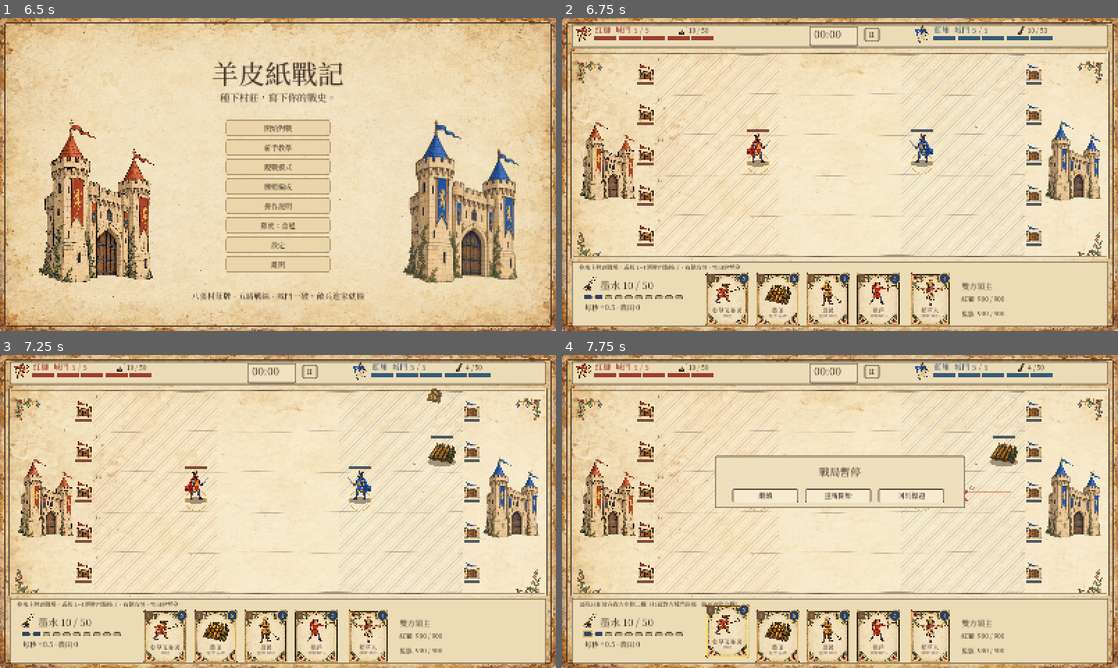
Above: before the commit, frames 1-4 (two rows, left to right).
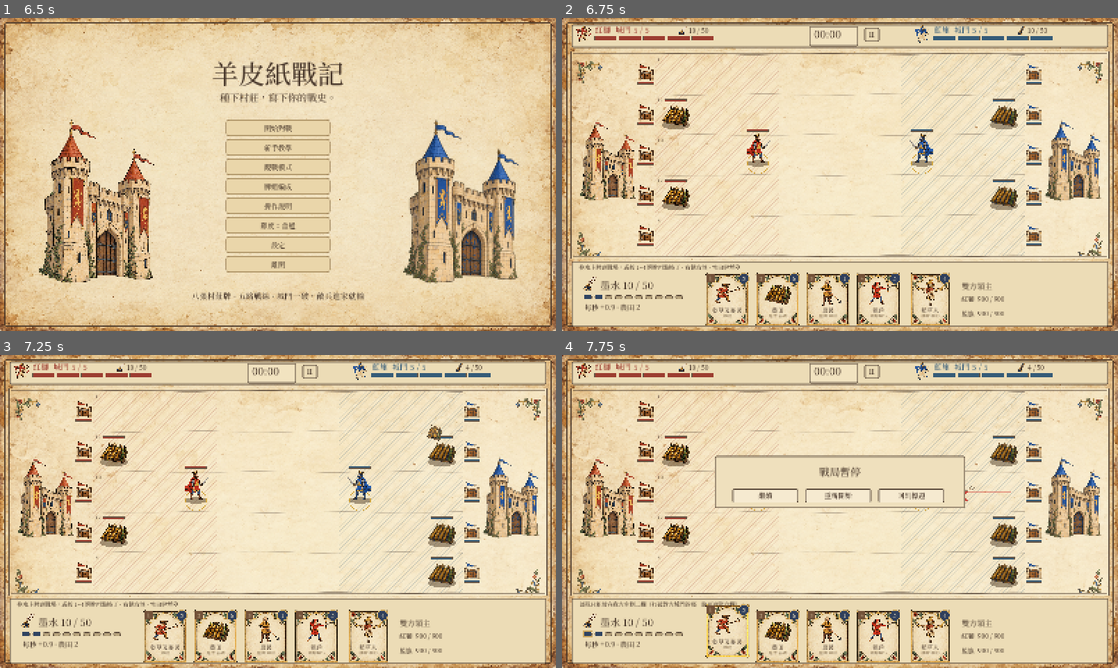
Above: after the commit, the same moments.

Repository: crazycatpower/FiveLaneLords
Game: Godot game, scene res://main.tscn
Same seed, same stepped clock (60 frames per second), same inputs: the game is played once before the commit and once after it.
Inputs (mouse positions are in pixels of both pictures, inside the frame that each line leads up to):
- Up to frame 1 (6.5 s): click "牌組編成" at 0.5 s; click "向日葵流" at 1.25 s; click "穩健農莊" at 2 s; click "劫掠隊" at 2.75 s; click "部隊" at 3.5 s; click "建築" at 4.25 s; click "法術" at 5 s; click "回到標題" at 5.75 s
- Up to frame 2 (6.75 s): click "開始對戰" at 6.5 s
- Up to frame 3 (7.25 s): no input
- Up to frame 4 (7.75 s): tap Enter at 7.25 s; move the mouse to (962, 495) at 7.27 s; tap 1 at 7.35 s; click (962, 495) at 7.42 s; tap Space at 7.52 s

Frame 1 is identical in both runs. In frame 2, 1.3% of the frame differs, in the area x 8-82%, y 25-94%; in frame 3, 1.5%, in the area x 8-82%, y 10-94%; in frame 4, 1.3%.

Commit message:
Farms +4 every 20 s, farmers repair farms, two starting farms
A farm now yields 4 ink every 20 s (10 s while cultivated); a farmer's
cultivation also restores 100 HP to the farm. Each side starts with two
farms in lanes II and IV, back column (not counted as planted). Base ink
stays at +0.5/s. Tests use a bare() battle without starting farms when
they check a single mechanic. Producer decision 2026-10-29.

Co-Authored-By: Claude Opus 5.5 <noreply@anthropic.com>

Diff:
--- a/balance.gd
+++ b/balance.gd
@@ -1,10 +1,12 @@
 extends RefCounted
 const START_INK := 10.0
 const MAX_INK := 50.0
-const BASE_INTERVAL := 2.0
-const FARM_INTERVAL := 10.0
+const BASE_INTERVAL := 2.0 # +1 ink every 2 s = 0.5 ink per second
+const FARM_INTERVAL := 20.0
 const FARM_START := 3.0
-const FARM_DROP := 2.0
+const FARM_DROP := 4.0 # a farm gives +4 every 20 s (every 10 s while cultivated)
+const FARMER_HEAL := 100.0 # each cultivation also repairs the farm by this much
+const START_FARMS := [Vector2i(0,1),Vector2i(0,3)] # both sides begin with these two farms (lanes II and IV, back column; mirrored for blue)
 const CULTIVATE_TIME := 1.5
 const BOOST_TIME := 15.0
 const PLACE_JITTER := 16.0 # units are drawn up to this many px above/below their lane line (looks only)
--- a/battle.gd
+++ b/battle.gd
@@ -55,6 +55,11 @@
 		decks.append(deck)
 		gates.append([B.GATE_HP,B.GATE_HP,B.GATE_HP,B.GATE_HP,B.GATE_HP])
 		stats.append({"produced":0.0,"wasted":0.0,"planted":0,"burned":0,"plays":0,"used":{},"damage":{},"spent":{},"cultivated":0,"drops":0})
+	# Both sides start with two farms; they are not counted as planted.
+	for team: int in range(2):
+		for cell: Vector2i in B.START_FARMS:
+			add_building(team,Vector2i(cell.x if team == 0 else 8-cell.x,cell.y),"farm")
+		stats[team].planted = 0
 
 func event(kind: String, pos: Vector2, team: int = 0, extra: Dictionary = {}) -> void:
 	var e := {"kind":kind,"pos":pos,"team":team,"time":elapsed}
@@ -275,6 +280,7 @@
 			for b: Dictionary in buildings:
 				if b.id == u.work_id and b.hp > 0:
 					b.boost_until = elapsed+B.BOOST_TIME
+					b.hp = minf(b.max_hp,b.hp+B.FARMER_HEAL)
 					stats[u.team].cultivated += 1
 					event("cultivate",b.pos,u.team)
 		return true
--- a/game.gd
+++ b/game.gd
@@ -676,7 +676,7 @@
 
 func card_description(kind: String) -> String:
 	var card: Dictionary = B.CARDS[kind]
-	var descriptions := {"farm":"種下三秒後開始，每十秒產出兩滴墨水。","farmer":"兩名農民向前走，順路耕田 1.5 秒，那塊田十五秒內產量加倍。","mill":"同一路農田產量 ×2；同一路多座不疊加。" …(369 unchanged characters)…
+	var descriptions := {"farm":"種下三秒後開始，每二十秒產出四墨水。","farmer":"兩名農民向前走，順路耕田 1.5 秒：那塊田回 100 血，十五秒內產量加倍。","mill":"同一路農田產量 ×2；同一路多座不疊加。" …(369 unchanged characters)…
 	return "%s · %d 墨水 · 冷卻 %d 秒 · %s\n%s" % [card.name,card.cost,int(card.cooldown),card.role,descriptions.get(kind,"")]
 
 func show_help() -> void:
--- a/smoke_test.gd
+++ b/smoke_test.gd
@@ -8,6 +8,11 @@
 func _initialize() -> void:
 	create_timer(45).timeout.connect(func(): quit(2))
 	call_deferred("run")
+# A battle with the two starting farms removed, so each mechanic can be tested on its own.
+func bare(seed_value: int = 1, deck_a: Array = [], deck_b: Array = []) -> Battle:
+	var m := Battle.new(seed_value,deck_a,deck_b)
+	m.buildings.clear()
+	return m
 func check(ok: bool, message: String) -> void:
 	checks += 1
 	if not ok:
@@ -33,6 +38,8 @@
 	test_tutorial()
 	test_card_cooldowns()
 	test_repair()
+	test_start_farms()
+	check(finished.has("start_farms"),"start farm test ran to the end")
 	check(finished.has("repair"),"repair test ran to the end")
 	check(finished.has("card_cd"),"card cooldown test ran to the end")
 	check(finished.has("tutorial"),"tutorial test ran to the end")
@@ -45,20 +52,20 @@
 	print("%s: %d checks, %d failures" % ["PASS" if failures == 0 else "FAIL",checks,failures])
 	quit(0 if failures == 0 else 1)
 func test_core() -> void:
-	var m := Battle.new(42)
+	var m := bare(42)
 	check(m.ink == [10.0,10.0],"opening ink")
 	check(m.decks[0].size() == 8,"eight cards")
 	tick(m,2)
 	check(m.ink == [11.0,11.0],"base income two seconds")
 	var farm := m.add_building(0,Vector2i(1,0),"farm")
-	tick(m,12.9)
-	check(m.stats[0].drops == 0,"farm waits three plus ten seconds")
+	tick(m,B.FARM_START+B.FARM_INTERVAL-0.1)
+	check(m.stats[0].drops == 0,"farm waits three plus twenty seconds")
 	tick(m,0.1)
-	check(m.stats[0].drops == 1,"farm produces two ink after thirteen seconds")
+	check(m.stats[0].drops == 1 and B.FARM_DROP == 4 and B.FARM_INTERVAL == 20,"farm produces four ink after twenty-three seconds")
 	m.ink[0] = 49.0
 	m.gain_ink(0,2)
 	check(m.ink[0] == 50 and m.stats[0].wasted == 1,"overflow counted")
-	m = Battle.new(42)
+	m = bare(42)
 	farm = m.add_building(0,Vector2i(1,0),"farm")
 	var farmer := m.spawn_unit(0,0,"farmer",farm.pos)
 	tick(m,1)
@@ -70,7 +77,7 @@
 	var behind := m.add_building(0,Vector2i(0,0),"farm")
 	tick(m,1)
 	check(behind.boost_until == 0,"farmer never returns to a field behind")
-	m = Battle.new(1)
+	m = bare(1)
 	for row: int in range(5):
 		for col: int in range(3):
 			offer(m,"farm")
@@ -105,12 +112,12 @@
 	m.play(0,0,L.cell_center(Vector2i(2,4)))
 	check("farm" in m.decks[0].slice(0,4),"returns after four subsequent plays")
 	for side: int in range(2):
-		m = Battle.new(1)
+		m = bare(1)
 		var attacker := m.spawn_unit(1-side,0,"militia",Vector2(L.gate_stop(side),L.cell_center(Vector2i(0,0)).y))
 		var defender := m.spawn_unit(side,0,"militia",L.spawn_position(side,0))
 		tick(m,0.2)
 		check(attacker.hp < 85 and defender.hp < 85,"gate fights on both sides")
-	m = Battle.new(1)
+	m = bare(1)
 	var u := m.spawn_unit(0,0,"militia",Vector2(800,162))
 	m.spawn_unit(1,0,"militia",Vector2(700,162))
 	tick(m,0.2)
@@ -119,8 +126,8 @@
 	var t: float = m.elapsed
 	tick(m,1)
 	check(m.elapsed == t,"pause freezes simulation")
-	var a := Battle.new(77)
-	var b := Battle.new(77)
+	var a := bare(77)
+	var b := bare(77)
 	check(a.decks == b.decks,"seeded shuffle reproducible")
 	for row: int in range(5):
 		for col: int in range(9): check(m.cell_at(L.cell_center(Vector2i(col,row))) == Vector2i(col,row),"grid roundtrip")
@@ -153,7 +160,7 @@
 	finished["preview"] = true
 
 func test_lords() -> void:
-	var m := Battle.new(9)
+	var m := bare(9)
 	var lord: Dictionary = m.lords[0]
 	lord.hp = 200
 	lord.last_hit = m.elapsed
@@ -169,7 +176,7 @@
 	lord.last_hit = m.elapsed
 	tick(m,B.LORD_REGEN_DELAY+1.0)
 	check(lord.hp > 100 and lord.hp <= 100+B.LORD_REGEN*1.1,"slow regeneration starts after the delay")
-	m = Battle.new(8)
+	m = bare(8)
 	m.spawn_unit(1,0,"militia",L.cell_center(Vector2i(1,0)))
 	var reached := false
 	for frame: int in range(174):
@@ -177,13 +184,13 @@
 		reached = reached or absf(m.lords[0].pos.y-L.cell_center(Vector2i(0,0)).y) < 58
 	check(reached,"lord reaches threatened lane within three seconds, even if threat is killed")
 	# Repro of "the lord does not really defend": a knight battering our lane-4 gate must get hit.
-	var d := Battle.new(8)
+	var d := bare(8)
 	d.lords[1].pos = Vector2(5000,0) # keep the blue lord out of it
 	var raider := d.spawn_unit(1,3,"knight",Vector2(L.gate_stop(0),L.cell_center(Vector2i(0,3)).y))
 	tick(d,5.0)
 	check(raider.hp < B.CARDS.knight.hp,"lord walks up to a gate raider and hits it")
 	# A raider clearing rubble is urgent: the lord switches lanes at once, even when hurt.
-	d = Battle.new(8)
+	d = bare(8)
 	d.lords[1].pos = Vector2(5000,0)
 	d.lords[0].hp = B.LORD_HP*0.2
 	d.lords[0].last_hit = d.elapsed
@@ -202,7 +209,7 @@
 	check(m.lords[0].hp == B.LORD_HP,"lord revives after twelve seconds")
 
 func test_match() -> void:
-	var m := Battle.new(1)
+	var m := bare(1)
 	m.elapsed = 179
 	check(m.multiplier() == 1.0,"normal ink speed before three minutes")
 	m.elapsed = 180
@@ -213,7 +220,7 @@
 	m.step(0.01)
 	check(not m.ended,"no time limit")
 	# Gate standing: attackers stop and batter it; nobody wins.
-	m = Battle.new(1)
+	m = bare(1)
 	m.lords.clear()
 	m.gates[0][0] = 1
 	var raider := m.spawn_unit(1,0,"knight",Vector2(L.gate_stop(0)+1,L.cell_center(Vector2i(0,0)).y))
@@ -227,7 +234,7 @@
 		m.step(1.0/60.0)
 		if m.ended: break
 	check(m.ended and m.winner == 1 and raider.pos.x <= L.gate_icon_x(0)+0.01,"an enemy walking through a broken gate wins")
-	m = Battle.new(1)
+	m = bare(1)
 	m.lords.clear()
 	m.gates[1][4] = 0
 	m.spawn_unit(0,4,"ram",Vector2(L.gate_stop(1)-5,L.cell_center(Vector2i(0,4)).y))
@@ -235,7 +242,7 @@
 		m.step(1.0/60.0)
 		if m.ended: break
 	check(m.ended and m.winner == 0,"our ram walking in wins too")
-	m = Battle.new(1)
+	m = bare(1)
 	m.hit_gate(1,2,600)
 	offer(m,"militia")
 	check(m.can_play(0,0,L.cell_center(Vector2i(5,2))),"breach expands unit deployment to column six")
@@ -245,14 +252,14 @@
 	m.hit_gate(0,3,600)
 	offer(m,"militia",1)
 	check(m.can_play(1,0,L.cell_center(Vector2i(3,3))),"blue breach mirrors deployment")
-	m = Battle.new(1)
+	m = bare(1)
 	m.lords.clear()
 	var u := m.spawn_unit(1,0,"militia",Vector2(L.gate_stop(0)+100,L.cell_center(Vector2i(0,0)).y))
 	m.step(0.01)
 	check(u.hp == u.max_hp,"gates never shoot back")
 
 func test_ai() -> void:
-	var m := Battle.new(3)
+	var m := bare(3)
 	m.ink[1] = 0
 	check(m.AI.decide(m.snapshot(1)).is_empty(),"AI cannot afford a card with zero ink")
 	offer(m,"farm",1)
@@ -275,14 +282,14 @@
 	m.spawn_unit(0,0,"militia",L.cell_center(Vector2i(7,0)))
 	c = m.AI.decide(m.snapshot(1))
 	check(c.cell.y == 0 and c.pos.x >= L.cell_center(Vector2i(7,0)).x,"AI intercepts ahead of incoming attacker")
-	m = Battle.new(3)
+	m = bare(3)
 	m.decks[1] = ["farm","farmer","harvest","mill","militia","rain","tower","scarecrow"]
 	m.hand_cd[1] = [0.0,0.0,0.0,0.0] # tests swap hands directly; skip the arrival cooldown
 	m.ink[1] = 30
 	m.spawn_unit(0,1,"ram",Vector2(L.gate_stop(1),L.cell_center(Vector2i(0,1)).y))
 	c = m.AI.decide(m.snapshot(1))
 	check(c.get("kind","") == "farm","AI keeps playing when nothing in hand can answer a threat")
-	m = Battle.new(3)
+	m = bare(3)
 	m.ai_enabled[1] = true
 	tick(m,35)
 	check(m.stats[1].plays > 0 and m.ink[1] >= 0,"AI acts through shared paid play interface")
@@ -293,7 +300,7 @@
 	var costs: Array = B.CARDS.values().map(func(c: Dictionary) -> int: return c.cost)
 	check(costs.min() == 1 and costs.max() == 30,"card costs span 1 to 30")
 	check(B.CARDS.values().all(func(c: Dictionary) -> bool: return c.has("role") and not c.role.is_empty()),"every card has a role")
-	var m := Battle.new(1)
+	var m := bare(1)
 	m.lords.clear()
 	var farm := m.add_building(0,Vector2i(1,0),"farm")
 	var other := m.add_building(0,Vector2i(1,1),"farm")
@@ -307,12 +314,12 @@
 	m.cast_spell({"kind":"harvest","team":0,"pos":farm.pos})
 	check(m.stats[0].drops == 2 and farm.harvest_until == 8,"harvest produces immediately on nearby farms")
 	check(m.farm_speed(farm) == 2*B.MILL_BONUS,"harvest and mill stack multiplicatively")
-	m = Battle.new(2)
+	m = bare(2)
 	m.lords.clear()
 	var target := m.add_building(1,Vector2i(7,0),"mill")
 	m.cast_spell({"kind":"fire","team":0,"pos":target.pos})
 	check(target.hp == maxf(0,B.CARDS.mill.hp-B.CARDS.fire.building_damage) and B.CARDS.fire.building_damage == 2*B.CARDS.fire.damage,"fire does double damage to buildings")
-	m = Battle.new(2)
+	m = bare(2)
 	m.lords.clear()
 	var ox := m.spawn_unit(0,0,"ox",Vector2(700,162))
 	var knight := m.spawn_unit(1,0,"knight",Vector2(720,162))
@@ -324,7 +331,7 @@
 	ox.hp = 300
 	m.heal(healer,1)
 	check(ox.hp == 300+B.HEAL_AMOUNT,"herbalist heals nearby allies")
-	m = Battle.new(2)
+	m = bare(2)
 	m.lords.clear()
 	var hunter := m.spawn_unit(0,0,"hunter",Vector2(700,162))
 	knight = m.spawn_unit(1,0,"knight",Vector2(820,162))
@@ -332,24 +339,24 @@
 	check(knight.hp == B.CARDS.knight.hp and m.projectiles.size() == 1,"arrow has real flight delay")
 	m.update_projectiles(0.35)
 	check(knight.hp == B.CARDS.knight.hp-B.CARDS.hunter.damage and m.projectiles.is_empty(),"arrow damages on arrival")
-	m = Battle.new(2)
+	m = bare(2)
 	m.lords.clear()
 	var ram := m.spawn_unit(0,0,"ram",Vector2(700,162))
 	m.spawn_unit(1,0,"knight",Vector2(710,162))
 	m.step(0.1)
 	check(ram.pos.x > 700,"ram ignores blocking units")
-	m = Battle.new(2)
+	m = bare(2)
 	m.lords.clear()
 	var militia := m.spawn_unit(0,0,"militia",Vector2(1135,162))
 	knight = m.spawn_unit(1,0,"knight",Vector2(1140,162))
 	var scarecrow := m.add_building(1,Vector2i(7,0),"scarecrow")
 	m.step(0.01)
 	check(scarecrow.hp < 400 and knight.hp == B.CARDS.knight.hp,"scarecrow takes priority over nearer troops")
-	m = Battle.new(2)
+	m = bare(2)
 	offer(m,"mob")
 	m.play(0,0,L.cell_center(Vector2i(1,1)))
 	check(m.units.size() == 5 and m.units.back().spawn_delay > 0,"mob deploys five staggered troops")
-	m = Battle.new(2)
+	m = bare(2)
 	for lane: int in range(4): m.add_building(0,Vector2i(1,lane),"farm")
 	m.decks[1] = ["fire","militia","rain","tower","farm","farmer","ox","mob"]
 	m.hand_cd[1] = [0.0,0.0,0.0,0.0] # tests swap hands directly; skip the arrival cooldown
@@ -474,7 +481,7 @@
 	finished["feel"] = true
 
 func test_overlap() -> void:
-	var m := Battle.new(5)
+	var m := bare(5)
 	m.lords.clear()
 	var y := L.cell_center(Vector2i(0,2)).y
 	var units: Array = []
@@ -488,13 +495,13 @@
 	var missing := 0
 	for seed_value: int in range(200):
 		for preset: Array in B.PRESETS:
-			var m := Battle.new(seed_value,preset.duplicate(),preset.duplicate())
+			var m := bare(seed_value,preset.duplicate(),preset.duplicate())
 			for team: int in range(2):
 				if not "farm" in m.decks[team].slice(0,4): missing += 1
 				if m.decks[team].size() != 8: missing += 1
 	check(missing == 0,"every opening hand holds farmland (200 seeds x 3 decks x 2 sides)")
-	var a := Battle.new(31,B.PRESETS[1].duplicate())
-	var b := Battle.new(31,B.PRESETS[1].duplicate())
+	var a := bare(31,B.PRESETS[1].duplicate())
+	var b := bare(31,B.PRESETS[1].duplicate())
 	check(a.decks == b.decks,"opening hand stays reproducible per seed")
 	finished["opening"] = true
 
@@ -532,7 +539,7 @@
 func test_card_cooldowns() -> void:
 	var cds: Array = B.CARDS.values().map(func(c: Dictionary) -> float: return c.cooldown)
 	check(cds.min() >= 0 and cds.max() <= 30 and cds.max() == 30,"card cooldowns run 0 to 30 seconds")
-	var m := Battle.new(4,["farm","militia","rain","tower","knight","farmer","fire","scarecrow"])
+	var m := bare(4,["farm","militia","rain","tower","knight","farmer","fire","scarecrow"])
 	m.decks[0] = ["farm","militia","rain","tower","knight","farmer","fire","scarecrow"]
 	m.hand_cd[0] = [0.0,0.0,0.0,0.0] # tests swap hands directly; skip the arrival cooldown
 	m.hand_cd[0] = [B.CARDS.farm.cooldown,B.CARDS.militia.cooldown,B.CARDS.rain.cooldown,B.CARDS.tower.cooldown]
@@ -543,9 +550,9 @@
 	check(m.play(0,0,L.cell_center(Vector2i(1,1))),"it can be played once the cooldown is over")
 	check(m.decks[0][3] == "knight" and is_equal_approx(m.hand_cd[0][3],B.CARDS.knight.cooldown),"the newly drawn card starts its own cooldown")
 	check(m.hand_cd[0][0] < B.CARDS.militia.cooldown,"cards already in hand keep counting down when the hand shifts")
-	var fresh := Battle.new(9)
+	var fresh := bare(9)
 	check(fresh.hand_cd == [[0.0,0.0,0.0,0.0],[0.0,0.0,0.0,0.0]],"the opening hand has no cooldown")
-	var late := Battle.new(4)
+	var late := bare(4)
 	late.elapsed = B.RAMP_2
 	late.hand_cd[0] = [10.0,10.0,10.0,10.0]
 	late.step(1.0)
@@ -557,7 +564,7 @@
 	finished["card_cd"] = true
 
 func test_repair() -> void:
-	var m := Battle.new(6)
+	var m := bare(6)
 	m.lords.clear()
 	var tower := m.add_building(0,Vector2i(2,1),"tower")
 	tower.hp = 100
@@ -579,3 +586,19 @@
 	var c: Dictionary = m.AI.decide(m.snapshot(1))
 	check(c.get("kind","") == "farm" and c.get("cell",Vector2i(-1,-1)) == Vector2i(8,3),"AI repairs a badly damaged farm")
 	finished["repair"] = true
+
+func test_start_farms() -> void:
+	var m := Battle.new(3)
+	var mine: Array = m.buildings.filter(func(b: Dictionary) -> bool: return b.team == 0 and b.kind == "farm").map(func(b: Dictionary) -> Vector2i: return b.cell)
+	var theirs: Array = m.buildings.filter(func(b: Dictionary) -> bool: return b.team == 1 and b.kind == "farm").map(func(b: Dictionary) -> Vector2i: return b.cell)
+	check(mine == [Vector2i(0,1),Vector2i(0,3)] and theirs == [Vector2i(8,1),Vector2i(8,3)],"both sides start with two farms in lanes II and IV")
+	check(m.stats[0].planted == 0,"starting farms are not counted as planted")
+	var farm: Dictionary = m.buildings[0]
+	farm.hp = 50
+	var hoer := m.spawn_unit(0,farm.cell.y,"farmer",farm.pos-Vector2(20,0))
+	m.lords.clear()
+	for i: int in range(240):
+		m.step(1.0/60.0)
+		if hoer.work_left <= 0 and farm.boost_until > 0: break
+	check(farm.boost_until > 0 and farm.hp == 50+B.FARMER_HEAL,"a farmer cultivating a farm also repairs it")
+	finished["start_farms"] = true
Binary file changed: assets/fonts/ManuscriptSerif-subset.ttf
Binary file changed: preview.png
Not shown, changed: docs/企劃書.md
